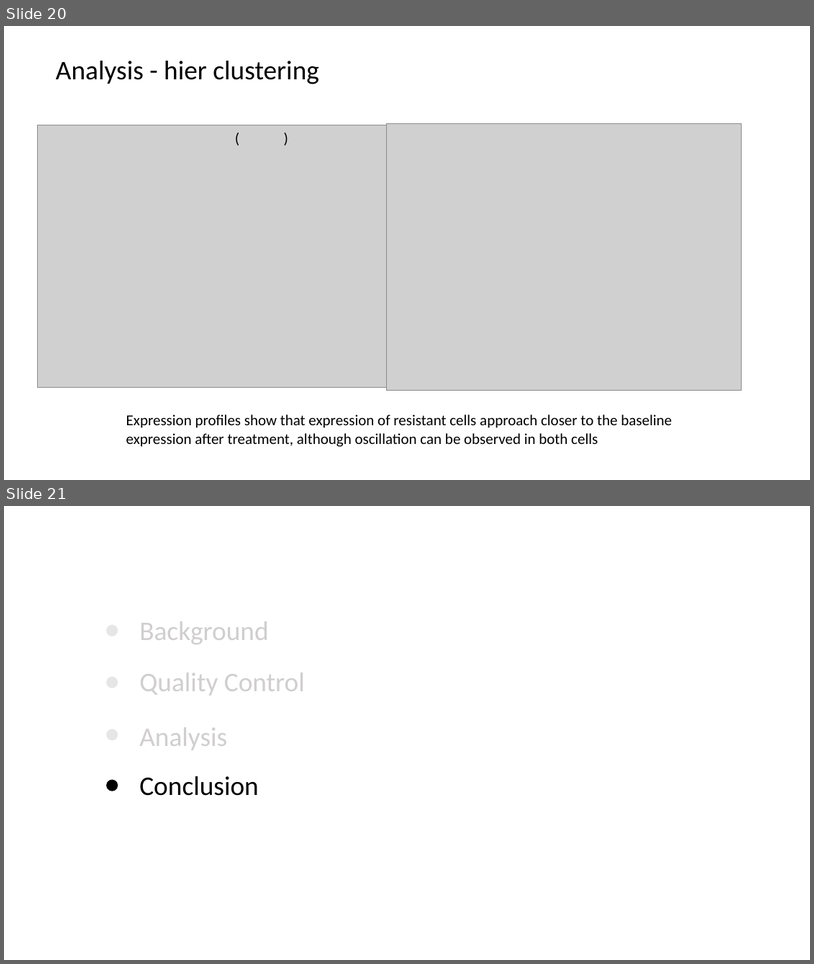
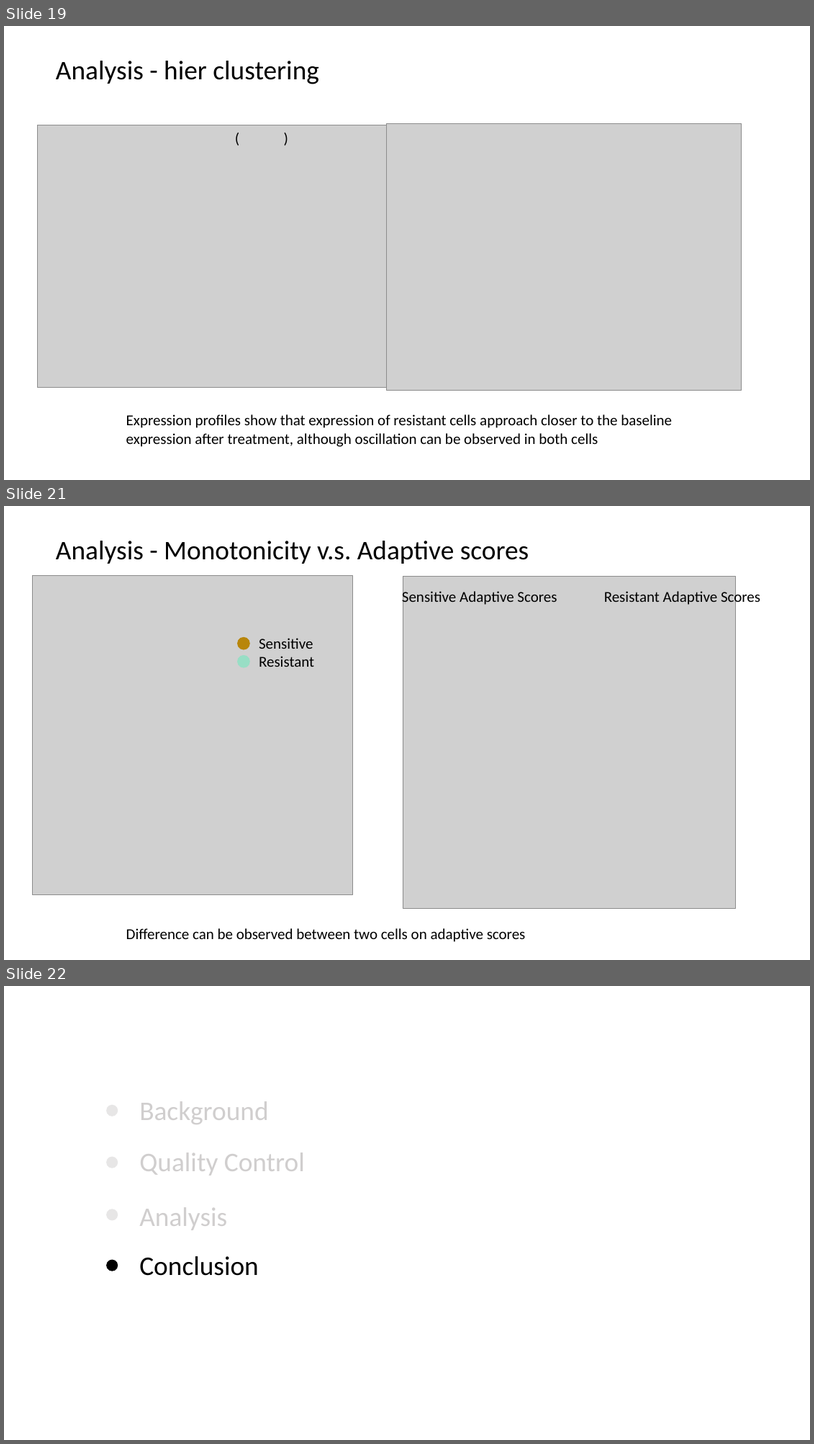
Before and after one commit to georgedashen/ANGSD_final, a slide deck: ANGSD_final.pptx. Shown one above the other, each under a label of ours: slides 20 and 21 before the commit, slides 19, 21 and 22 after it; the slides between them are not shown. The pictures are 814x964 and 814x1444 pixels, drawn with LibreOffice and Linux fonts; fonts in the diff are those of the drawing; grey boxes stand for pictures. Boxes give left, top, right and bottom in pixels: in the first picture for what was removed or moved away, otherwise in the second. Text is boxed around its words. In the diff, an @@ line names an element or a change of style, - is before the commit and + after.

```diff
--- a/ANGSD_final.pptx
+++ b/ANGSD_final.pptx
@@ slide 21 added at [4,506,810,960], background #FFFFFF @@
@@ text added at [56,541,530,564], 32 pt, text #000000 @@
+Analysis - Monotonicity v.s. Adaptive scores
@@ picture added at [32,576,353,894] @@
@@ text added at [402,589,557,606], 18 pt, text #000000 @@
+Sensitive Adaptive Scores
@@ picture added at [403,577,736,908] @@
@@ text added at [604,589,761,606], 18 pt, text #000000 @@
+Resistant Adaptive Scores
@@ group added at [237,636,314,667]: 2 ellipses, 2 texts @@
+Sensitive
+Resistant
@@ text added at [126,928,526,942], 18 pt, text #000000 @@
+Difference can be observed between two cells on adaptive scores
@@ what was slide 20 is now slide 19 @@
@@ what was slide 21 is now slide 22 @@
```
Also in this commit, not shown: 9 slides changed, 3 other slides added, 1 other file.
